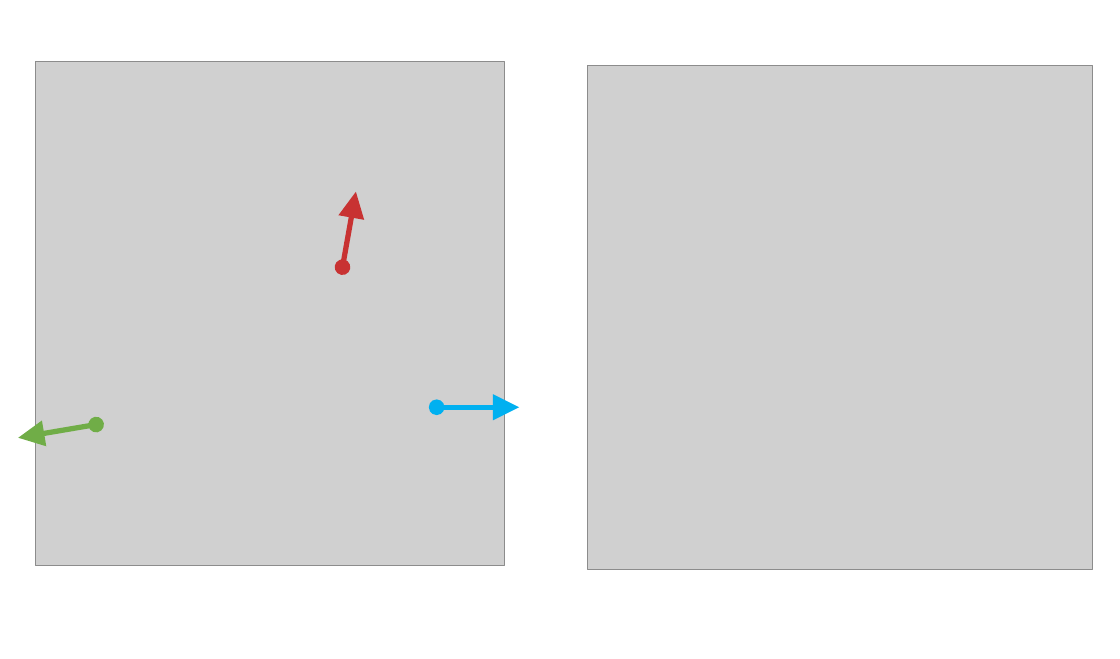
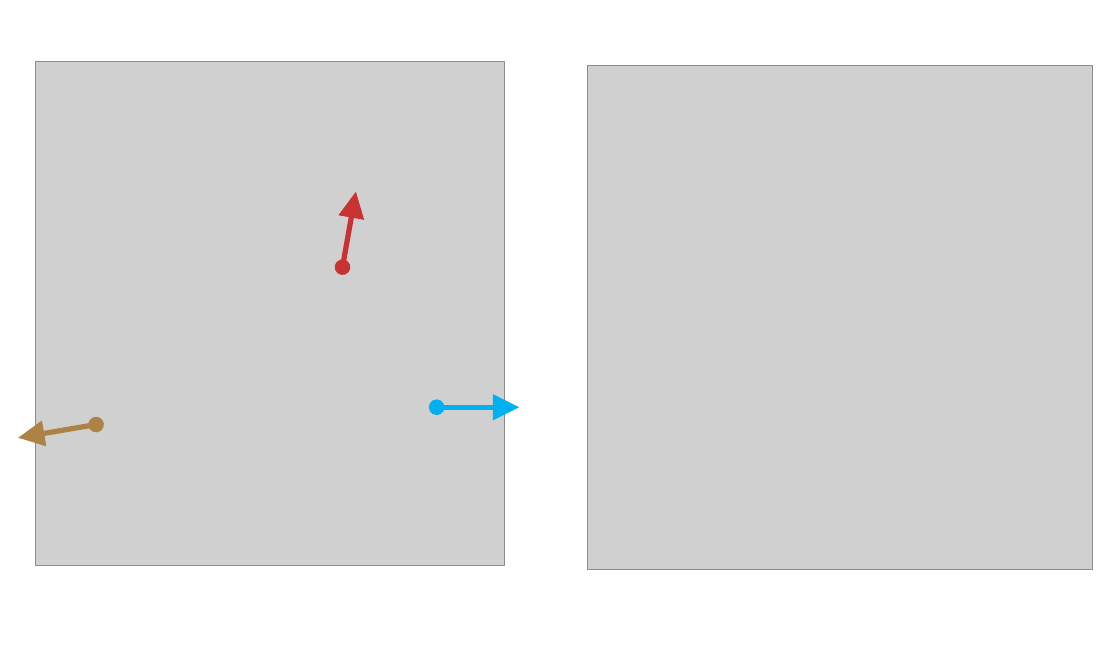
Before and after one commit to SUTD-CGL/SUTD-CGL.github.io, a slide deck: slide 1 of supp/Publication/images/RawPPT/2026-SIGGRAPH-CoordinateMotion.pptx. Drawn at 1120x659 pixels with LibreOffice and Linux fonts; fonts in the diff are those of the drawing; grey boxes stand for pictures. Boxes give left, top, right and bottom in pixels: in the first picture for what was removed or moved away, otherwise in the second. Text is boxed around its words. In the diff, an @@ line names an element or a change of style, - is before the commit and + after.

```diff
--- a/supp/Publication/images/RawPPT/2026-SIGGRAPH-CoordinateMotion.pptx
+++ b/supp/Publication/images/RawPPT/2026-SIGGRAPH-CoordinateMotion.pptx
@@ double arrow (96, 424) - (18, 437): stroke #70AD47 4.5 pt to #AD8247 4.5 pt @@
```
Also in this commit, not shown: 4 other files.
